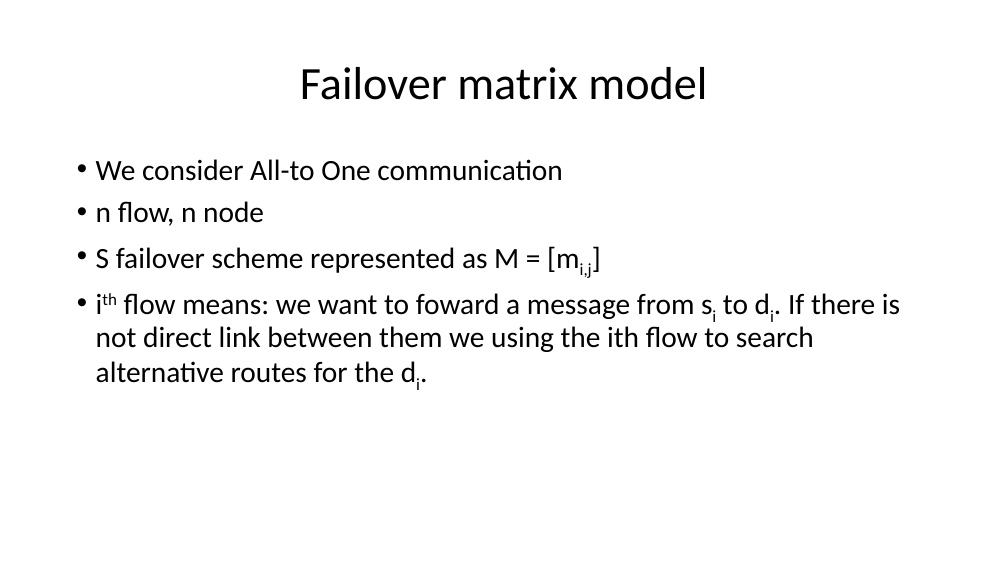
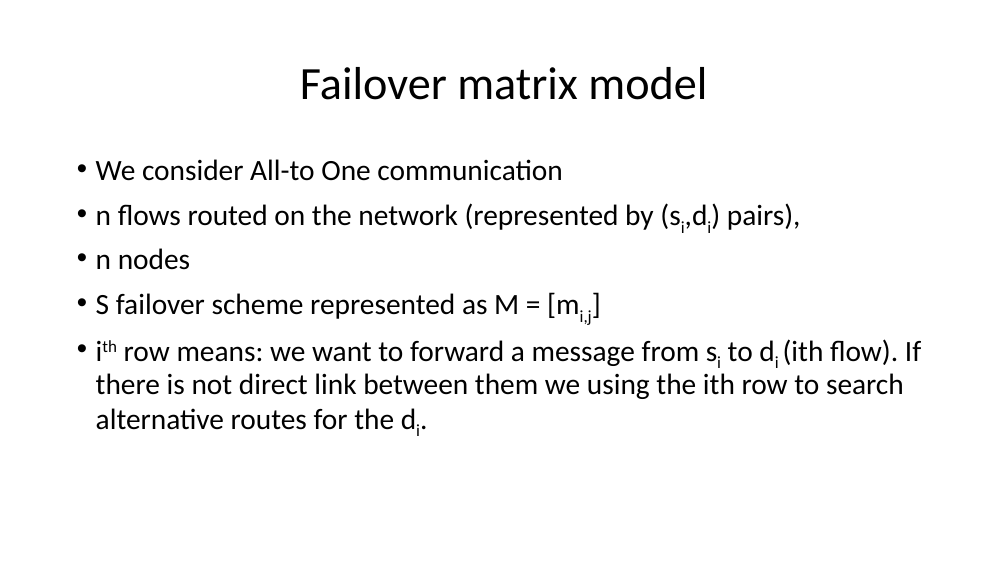
Before and after one commit to nagyandras95/Egyetem, a slide deck: slide 5 of halozatok/Load-Optimal Local Fast Rerouting for Relisient Networks.pptx. Drawn at 1008x567 pixels with LibreOffice and Linux fonts; fonts in the diff are those of the drawing. Boxes give left, top, right and bottom in pixels: in the first picture for what was removed or moved away, otherwise in the second. Text is boxed around its words. In the diff, an @@ line names an element or a change of style, - is before the commit and + after.

```diff
--- a/halozatok/Load-Optimal Local Fast Rerouting for Relisient Networks.pptx
+++ b/halozatok/Load-Optimal Local Fast Rerouting for Relisient Networks.pptx
@@ text at [96,203,801,270]: text changed @@
-• n flow, n node
+• n flows routed on the network (represented by (si,di) pairs),
+• n nodes
@@ text at [96,339,921,430]: text changed @@
-• ith flow means: we want to foward a message from si to di. If there is not direct link between them we using the ith flow to search alternative routes for the di.
+• ith row means: we want to forward a message from si to di (ith flow). If there is not direct link between them we using the ith row to search alternative routes for the di.
```
Also in this commit, not shown: 1 other slide changed.
